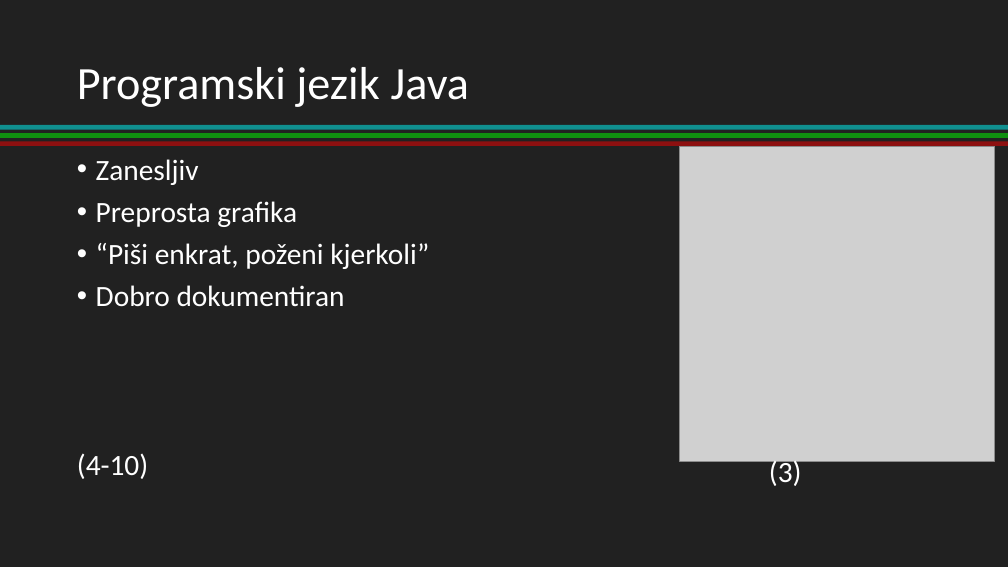
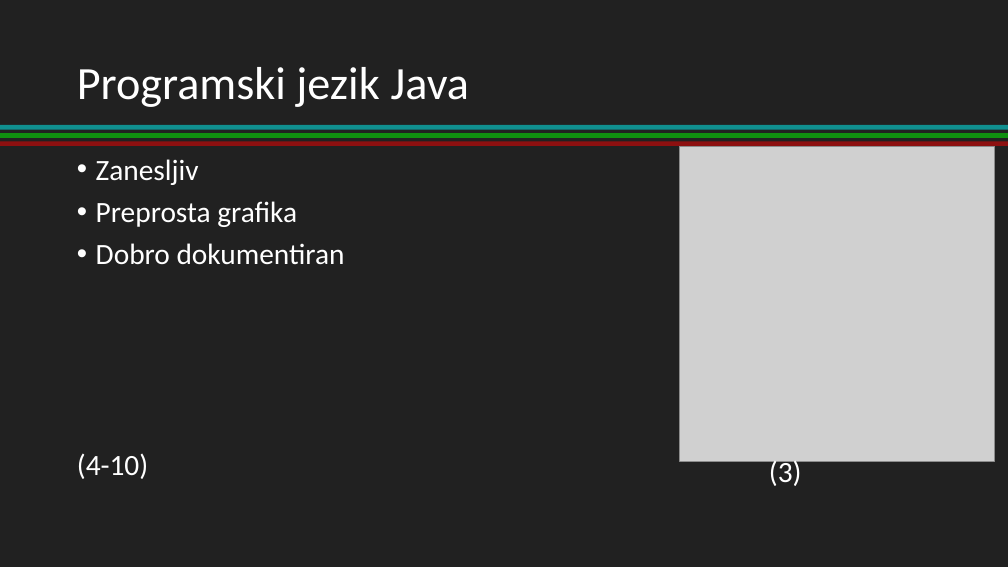
Before and after one commit to nik1178/MaturitetnaSeminarska, a slide deck: slide 3 of PowerPoint/Jenič Nik T4b.pptx. Drawn at 1008x567 pixels with LibreOffice and Linux fonts; fonts in the diff are those of the drawing; grey boxes stand for pictures. Boxes give left, top, right and bottom in pixels: in the first picture for what was removed or moved away, otherwise in the second. Text is boxed around its words. In the diff, an @@ line names an element or a change of style, - is before the commit and + after.

```diff
--- a/PowerPoint/Jenič Nik T4b.pptx
+++ b/PowerPoint/Jenič Nik T4b.pptx
@@ text at <box>96,243,429,269</box>: paragraph removed @@
-• “Piši enkrat, poženi kjerkoli”
```
Also in this commit, not shown: 4 other slides changed, 1 slide added.
